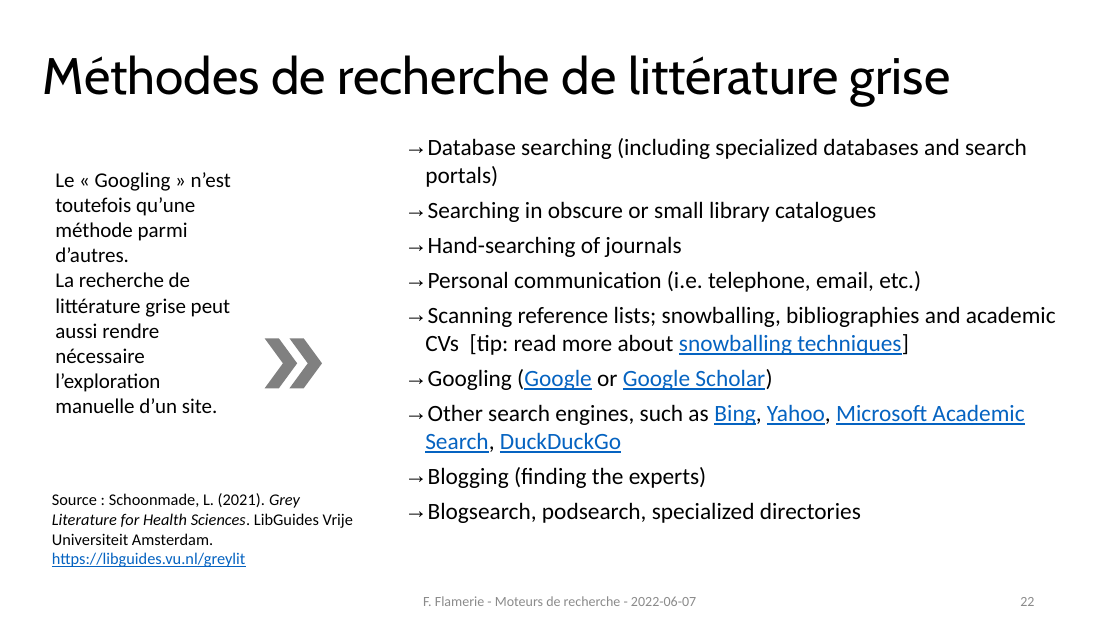
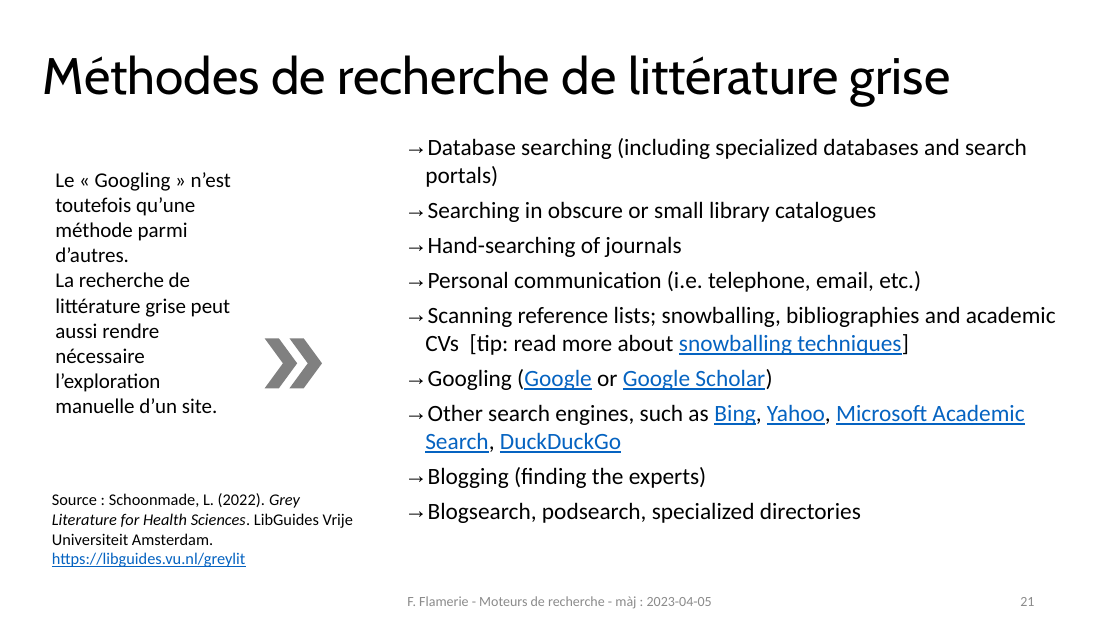
Before and after one commit to fflamerie/formbiblio, a slide deck: slide 21 of docs/module1-3_moteurs_recherche.pptx (slide 22 before the commit). Drawn at 1120x630 pixels with LibreOffice and Linux fonts; fonts in the diff are those of the drawing. Boxes give left, top, right and bottom in pixels: in the first picture for what was removed or moved away, otherwise in the second. Text is boxed around its words. In the diff, an @@ line names an element or a change of style, - is before the commit and + after.

```diff
--- a/docs/module1-3_moteurs_recherche.pptx
+++ b/docs/module1-3_moteurs_recherche.pptx
@@ text at <box>52,493,353,567</box>: text changed @@
-Source : Schoonmade, L. (2021). Grey Literature for Health Sciences. LibGuides Vrije Universiteit Amsterdam. https://libguides.vu.nl/greylit
+Source : Schoonmade, L. (2022). Grey Literature for Health Sciences. LibGuides Vrije Universiteit Amsterdam. https://libguides.vu.nl/greylit
@@ text at <box>407,596,712,609</box>: text changed @@
-F. Flamerie - Moteurs de recherche - 2022-06-07
+F. Flamerie - Moteurs de recherche - màj : 2023-04-05
@@ page number at <box>1020,597,1034,606</box>: text changed @@
-22
+21
```
Also in this commit, not shown: 33 other slides changed, 1 slide removed, 7 other files.
